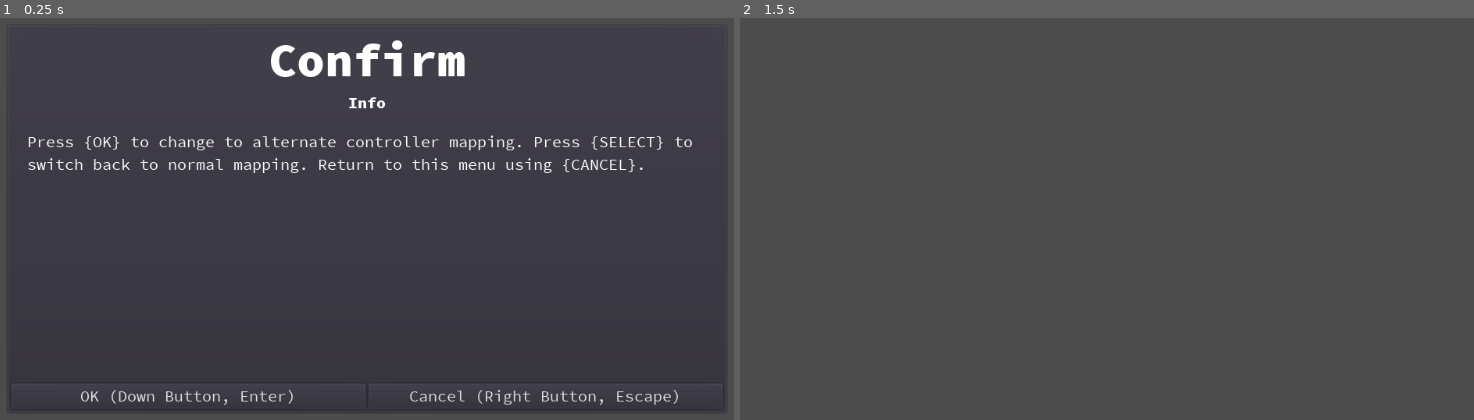
Above: before the commit, frames 1-2 (left to right).
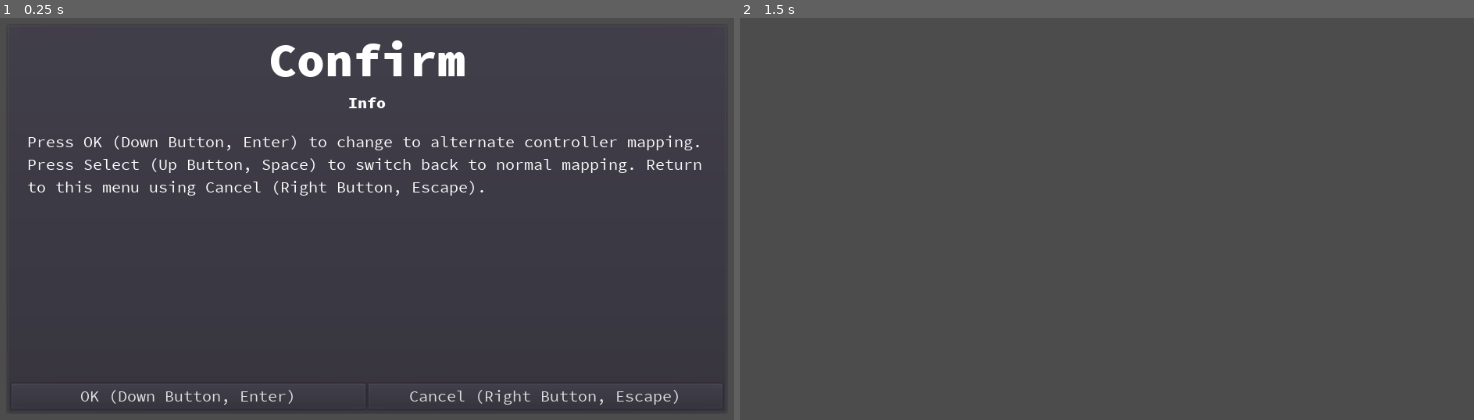
Above: after the commit, the same moments.

Repository: jackokring/godot-game
Game: Godot game, scene res://Main.tscn
Two runs of this game, one before a commit and one after it. Both use one fixed random seed, a clock stepped at 60 frames per second and the inputs below.
Inputs:
- Up to frame 1 (0.25 s): no input
- Up to frame 2 (1.5 s): click "OK (Down Button, Enter)" at 0.5 s; tap Enter (ui_accept) at 1.25 s

The runs differ from the first frame. In frame 1, 2.7% of the frame differs, in the area x 3-96%, y 29-45%; in frame 2, nothing differs.

Commit message:
ok, .csv export still missing ""

Diff:
--- a/translate/TLabel.gd
+++ b/translate/TLabel.gd
@@ -8,7 +8,7 @@
 func _ready():
 	# print(tr(get("text")))
 	_save = get("text")
-	set("text", Util.format(_save, translations))
+	set("text", Util.format(tr(_save), translations))
 
 func getTranslations() -> Dictionary:
 	return translations
--- a/translate/utilities.gd
+++ b/translate/utilities.gd
@@ -24,7 +24,7 @@
 		if key.size() < 2:
 			continue
 		key = key[0]
-		if apply[key] == null:
+		if not apply.has(key):
 			apply[key] = TranslationServer.tr(key)
 		if apply[key] is int:
 			apply[key] = plural(key, apply[key])
